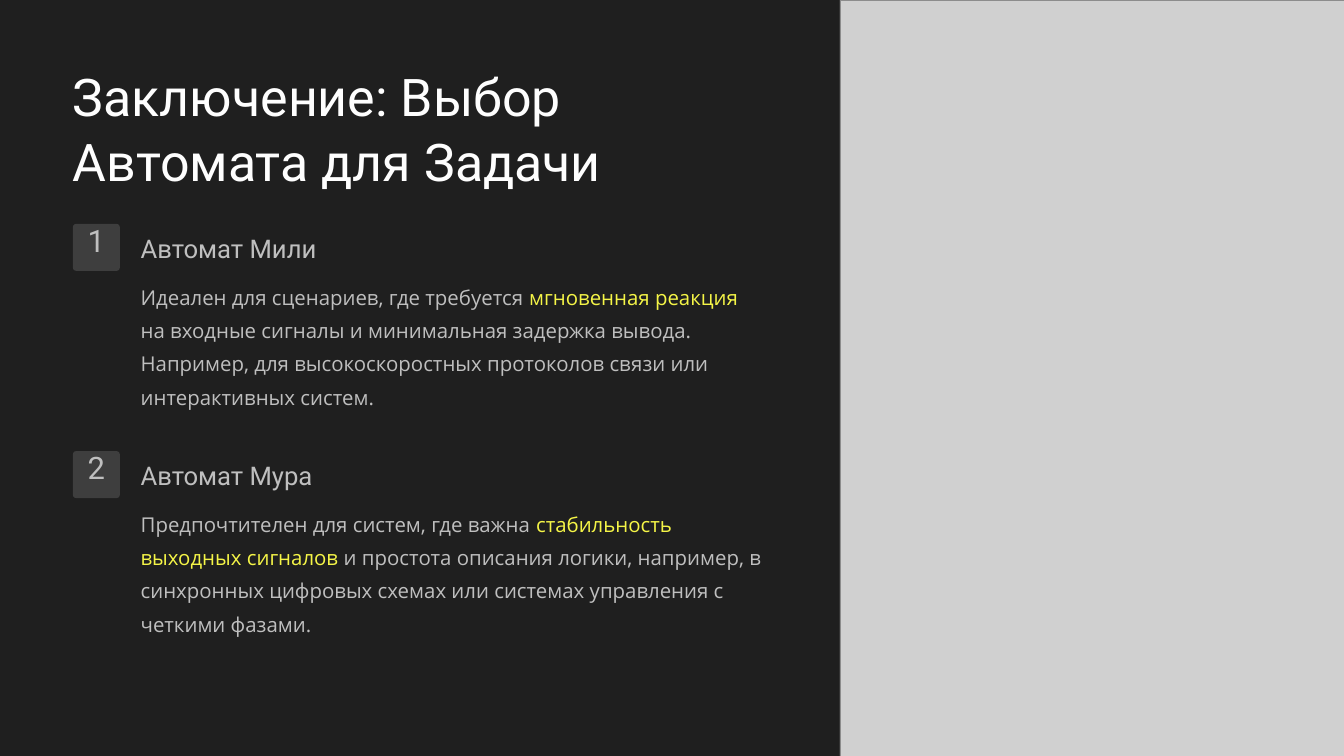
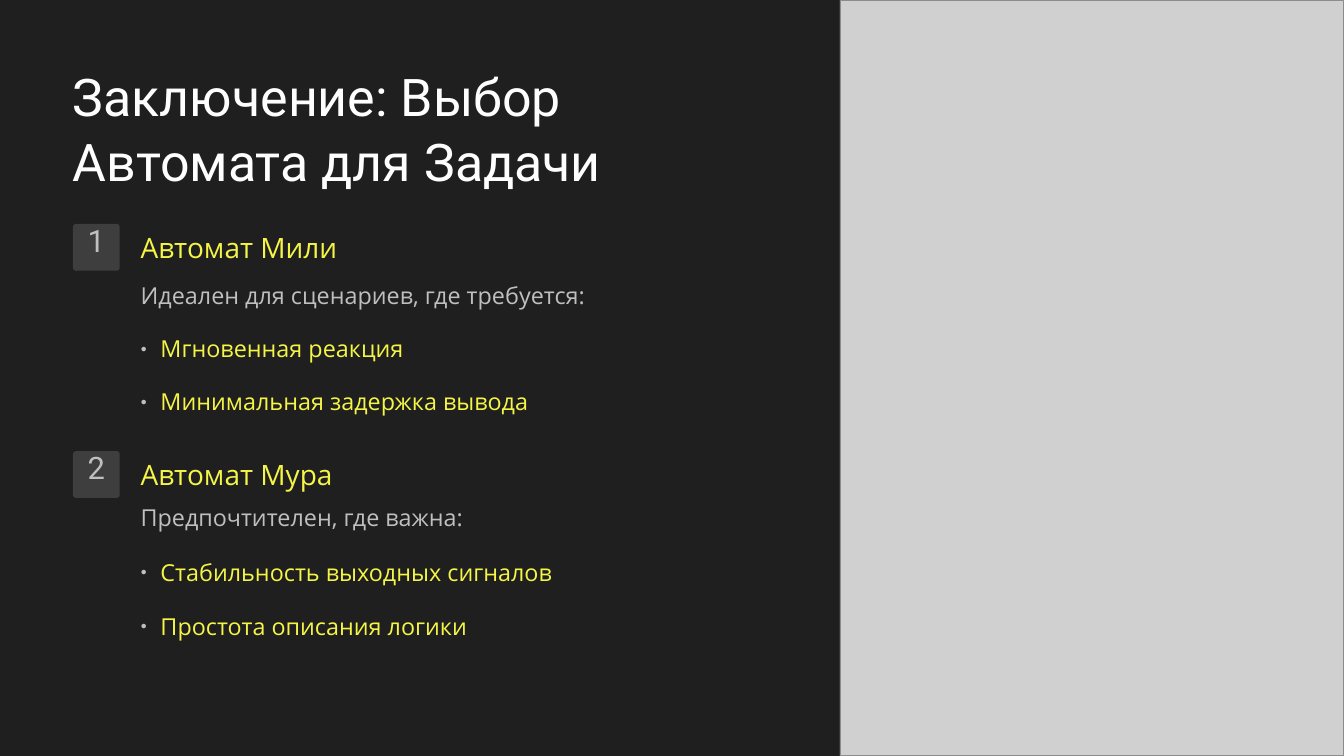
Before and after one commit to Astolfo-femboy-UwU/urban-octo-barnacle, a slide deck: slide 9 of Вычислительная техника/Автоматы Мура и Мили.pptx. Drawn at 1344x756 pixels with LibreOffice and Linux fonts; fonts in the diff are those of the drawing; grey boxes stand for pictures; background and template pictures are left out. Boxes give left, top, right and bottom in pixels: in the first picture for what was removed or moved away, otherwise in the second. Text is boxed around its words. In the diff, an @@ line names an element or a change of style, - is before the commit and + after.

```diff
--- a/Вычислительная техника/Автоматы Мура и Мили.pptx
+++ b/Вычислительная техника/Автоматы Мура и Мили.pptx
@@ text "Автомат Мили" at bbox=[141, 238, 337, 259]: size 22 to 24 pt, font Roboto to Open Sans, text colour #BFBFBF to #F5F547; line spacing 27.5pt to 28.5pt @@
@@ text at bbox=[141, 286, 585, 416]: text changed; size 17.5 to 20 pt; text colour #BFBFBF to #F5F547 @@
-Идеален для сценариев, где требуется мгновенная реакция на входные сигналы и минимальная задержка вывода. Например, для высокоскоростных протоколов связи или интерактивных систем.
+Идеален для сценариев, где требуется:
+● Мгновенная реакция
+● Минимальная задержка вывода
@@ text "Автомат Мура" at bbox=[141, 465, 332, 492]: size 22 to 24 pt, font Roboto to Open Sans, text colour #BFBFBF to #F5F547; line spacing 27.5pt to 28.5pt @@
@@ text at bbox=[141, 509, 551, 641]: text changed; size 17.5 to 20 pt; text colour #BFBFBF to #F5F547 @@
-Предпочтителен для систем, где важна стабильность выходных сигналов и простота описания логики, например, в синхронных цифровых схемах или системах управления с четкими фазами.
+Предпочтителен, где важна:
+● Стабильность выходных сигналов
+● Простота описания логики
```
Also in this commit, not shown: 7 other slides changed, 1 slide added, 1 slide removed, 1 other file.
